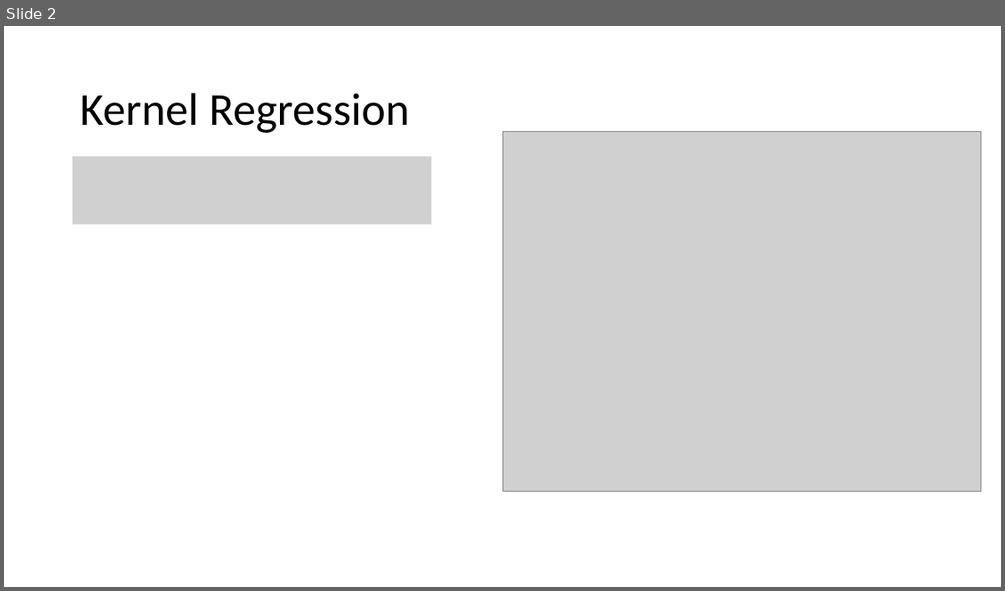
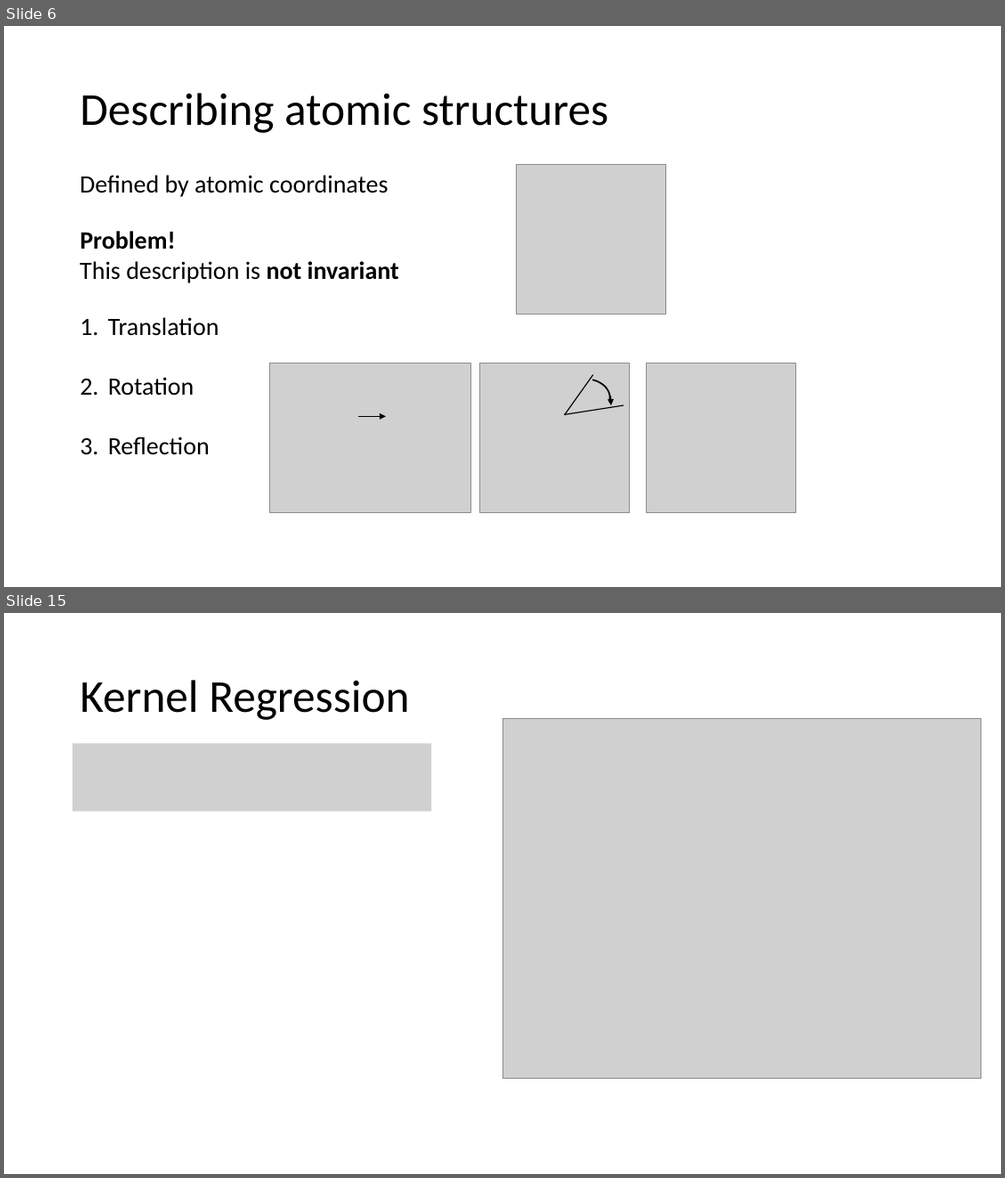
Before and after one commit to MaltheBisbo/learningForces, a slide deck: Presentations/2018-06-01-copenhagen.pptx. Shown one above the other, each under a label of ours: slide 2 before the commit, slides 6 and 15 after it; the slides between them are not shown. The pictures are 1005x591 and 1005x1178 pixels, drawn with LibreOffice and Linux fonts; fonts in the diff are those of the drawing; grey boxes stand for pictures. Boxes give left, top, right and bottom in pixels: in the first picture for what was removed or moved away, otherwise in the second. Text is boxed around its words. In the diff, an @@ line names an element or a change of style, - is before the commit and + after.

```diff
--- a/Presentations/2018-06-01-copenhagen.pptx
+++ b/Presentations/2018-06-01-copenhagen.pptx
@@ slide 6 added at (4,26,1001,587), background #FFFFFF @@
@@ title added at (80,93,608,133), 44 pt, text #000000 @@
+Describing atomic structures
@@ text added at (80,175,388,197), 24 pt, text #000000 @@
+Defined by atomic coordinates
@@ picture added at (517,164,666,313) @@
@@ text added at (80,231,175,249), 24 pt, text #000000, bold @@
+Problem!
@@ text added at (80,261,399,283), 24 pt, text #000000 @@
+This description is not invariant
@@ text added at (108,317,219,455), 24 pt, text #000000 @@
+1. Translation
+2. Rotation
+3. Reflection
@@ picture added at (269,363,470,513) @@
@@ picture added at (479,363,629,513) @@
@@ picture added at (647,363,796,513) @@
@@ line added from (564, 415) to (593, 375), #000000 1 pt @@
@@ arc (boxed as its full ellipse) added at (565,374,614,415), outline #000000 1.5 pt @@
@@ arrow added from (610, 395) to (611, 405), #000000 1.5 pt @@
@@ arrow added from (358, 417) to (386, 417), #000000 1.5 pt @@
@@ line added from (564, 415) to (623, 405), #000000 1 pt @@
@@ what was slide 2 is now slide 15 @@
```
Also in this commit, not shown: 12 other slides added.
